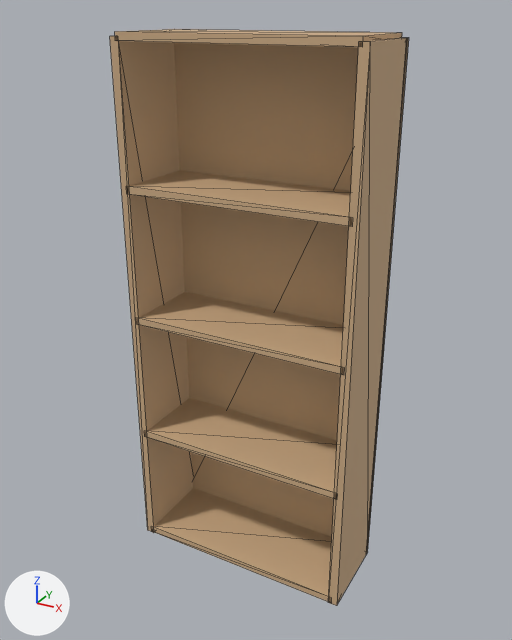
The glTF model storage/picture/mocan-63.glb as it was, and as the next commit left it.
Before and after are seen from a 50 mm camera at (1.044, -1.893, 1.873) aimed at (0.004, -0.002, 0.928). The lights are fixed; the arrows at lower left show +X, +Y and +Z. The older version comes first. Mesh edges are drawn as thin lines. Vertices at exactly the same position are counted once.

The scene before the commit, as lines of its bpy script (objects in view):
```python
me_mesh_0 = bpy.data.meshes.new('Mesh_0')
me_mesh_0.from_pydata(...)  # 60 vertices, 96 faces; spans x -0.4..0.4, y -0.15..0.15, z 0.0..1.81
me_mesh_0.materials.append(mat_wood)  # beige #cead86
ob_furniture = bpy.data.objects.new('furniture', me_mesh_0)
ob_furniture.location = (0.0, 0.0, 0.0)
```
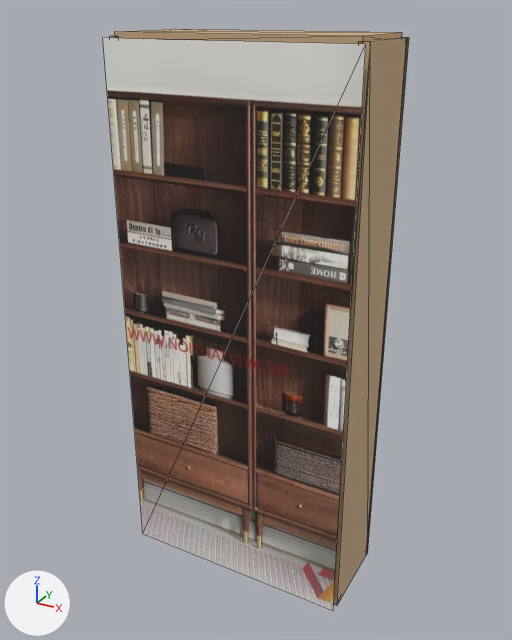
Changed parts and their boxes (x1, y1, x2, y2) in the pictures (512 x 640 px):
'furniture', reshaped: before (110, 29, 409, 606); after (103, 29, 409, 611)
part 1 of me_mesh_0, added: after (103, 38, 366, 611)

The edits, one by one:
Picture 'Image_0' (img_image_0) is new.
Material 'photo' (mat_photo) is new.
Its texture is img_image_0.
Its roughness is 0.85.
me_mesh_0 is used by ob_furniture; location (0.0, 0.0, 0.0).
Verts and faces of me_mesh_0; kept vertices keep their numbers, new ones are numbered from 60.
me_mesh_0 had 60 vertices, 96 faces and spanned x -0.4..0.4, y -0.15..0.15, z 0.0..1.81.
me_mesh_0 now has 64 vertices, 98 faces and spans x -0.4..0.4, y -0.18..0.15, z 0.0..1.81.
Part 1, on me_mesh_0:
New vertex 60 is at (-0.4, -0.18, 0.0), pixel (142, 533).
New vertex 61 is at (0.4, -0.18, 0.0), pixel (333, 610).
New vertex 62 is at (0.4, -0.18, 1.8), pixel (365, 44).
New vertex 63 is at (-0.4, -0.18, 1.8), pixel (102, 37).
New faces: (60, 61, 62), (60, 62, 63) (mat_photo (picture img_image_0)).
me_mesh_0 gains material mat_photo (picture img_image_0).
